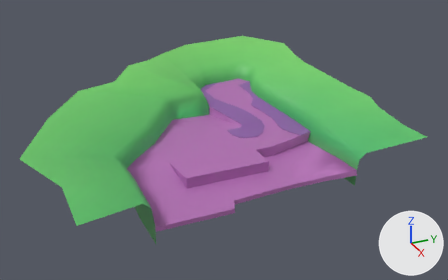
One commit to the FBX model Assets/Meshes/Environment/Ground.fbx: the scene before it, then after it.
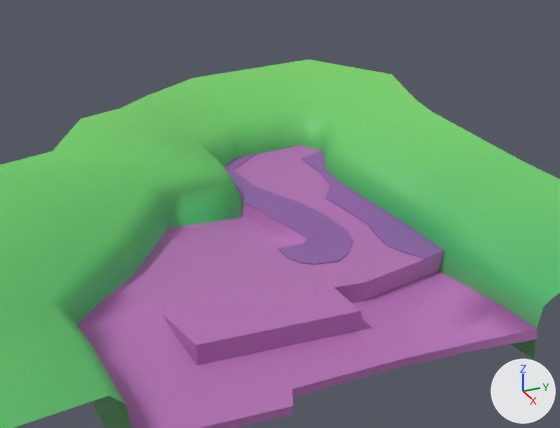
Each version appears first whole from a camera (50 mm lens) standing at (274.0, -130.0, 148.0) and looking at (-9.0, -2.0, 6.0), and next in a close-up on the part from 20% to 82% of the width and 2% to 79% of the height. The lights are fixed; the arrows at lower right show +X, +Y and +Z. Vertices at the same position are counted once.

The first close-up shows 'Ground'.
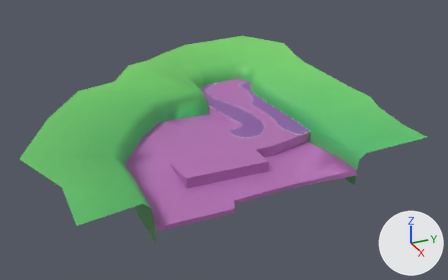
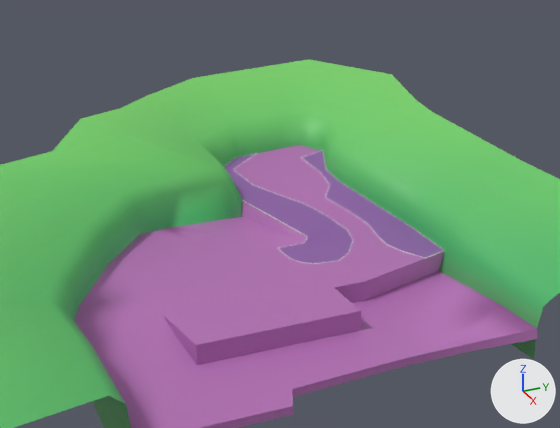
Changed parts and their boxes (x1, y1, x2, y2) in the close-ups (560 x 428 px; the box of a moved part takes in the faces that stretch with it):
part 1 of me_cube_012, built on
    before: (234, 149, 339, 212)
    after: (224, 130, 445, 264)
part 2 of me_cube_012, moved or reshaped
    both: (0, 172, 213, 328)

What the commit changed:
Picture 'FlowerPallate.jpg.001' (img_flowerpallate_jpg_001) is new.
Material 'MAT_GradientPallate' (mat_mat_gradientpallate) is new.
Its texture is img_flowerpallate_jpg_001.
Its roughness is 0.553.
me_cube_012 is used by ob_ground; location (-37.3, 0.0, -5.9).
me_cube_012 had 310 vertices, 269 faces and spanned x -67.0..103.0, y -111.0..82.0, z 0.0..41.0.
me_cube_012 now has 484 vertices, 408 faces and spans x -67.0..103.0, y -111.0..82.0, z 0.0..41.0.
me_cube_012 part 1: 3 vertices removed from x -32.0..1.0, y 20.0..24.0, z 17.0..22.0; 172 vertices added at x -33.0..45.0, y 2.0..44.0, z 14.0..23.0.
me_cube_012 part 2: 9 vertices moved from x 4.0..35.0, y -58.0..-26.0, z 5.0..24.0 to x -4.0..35.0, y -64.0..-29.0, z 5.0..24.0; 1 vertex removed from x 20.0, y -44.0, z 26.0; 6 vertices added at x -8.0..13.0, y -80.0..-34.0, z 5.0..33.0.
me_cube_012 now uses material mat_mat_gradientpallate (picture img_flowerpallate_jpg_001).
